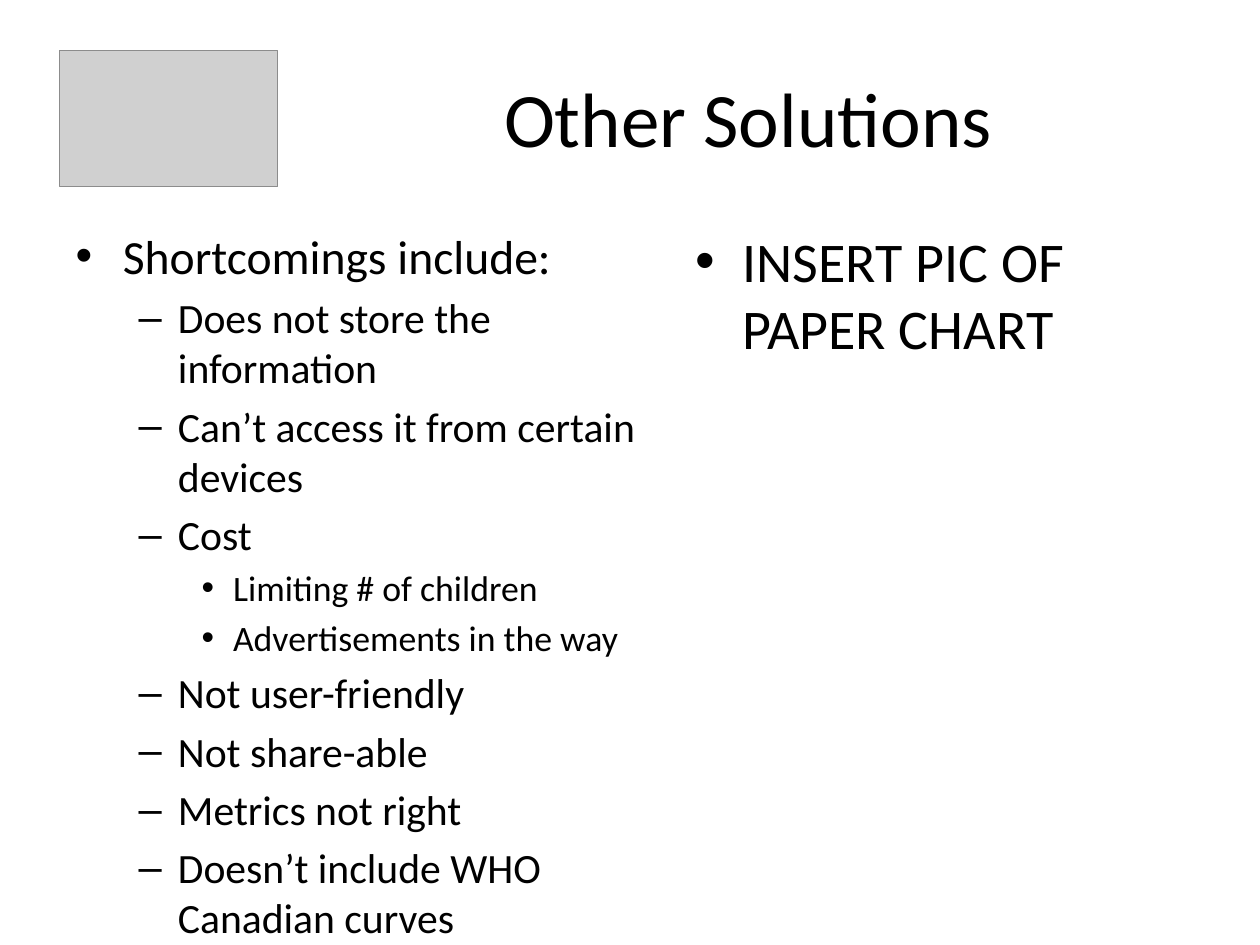
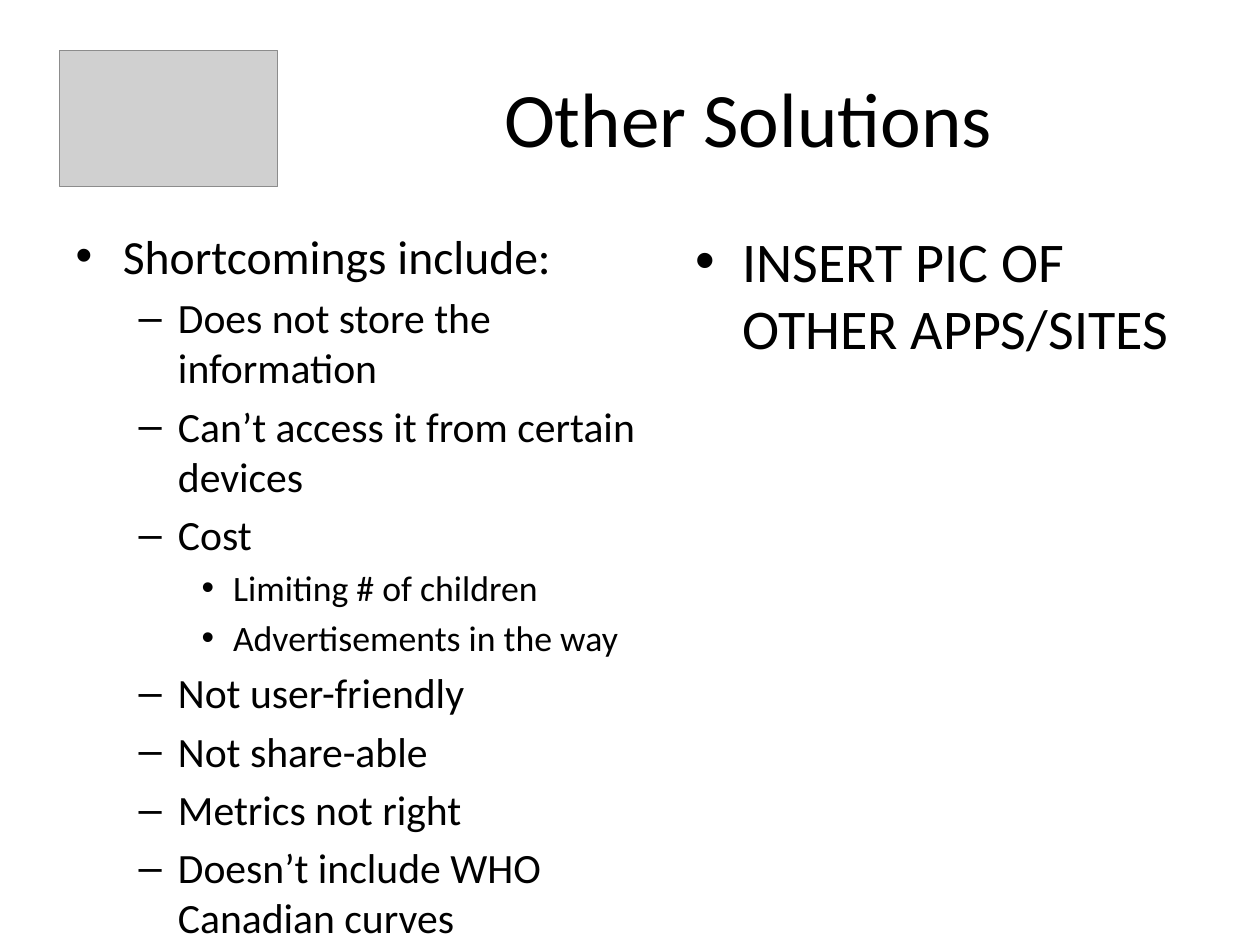
Before and after one commit to amanji/growthplot, a slide deck: slide 5 of PowerPoint Presentation/GrowthPlot_Presentation.pptx. Drawn at 1260x945 pixels with LibreOffice and Linux fonts; fonts in the diff are those of the drawing; grey boxes stand for pictures. Boxes give left, top, right and bottom in pixels: in the first picture for what was removed or moved away, otherwise in the second. Text is boxed around its words. In the diff, an @@ line names an element or a change of style, - is before the commit and + after.

Commit message:
made changes to the presentation

```diff
--- a/PowerPoint Presentation/GrowthPlot_Presentation.pptx
+++ b/PowerPoint Presentation/GrowthPlot_Presentation.pptx
@@ text at bbox=[743, 245, 1168, 352]: text changed @@
-• INSERT PIC OF PAPER CHART
+• INSERT PIC OF OTHER APPS/SITES
```
Also in this commit, not shown: 3 slides added, 3 slides removed.
